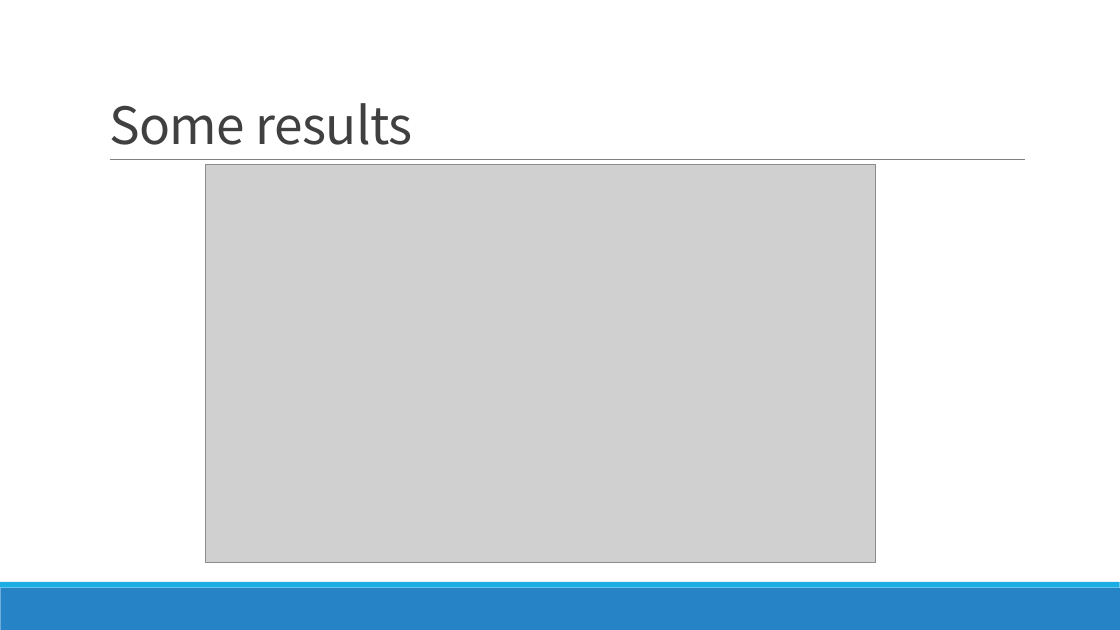
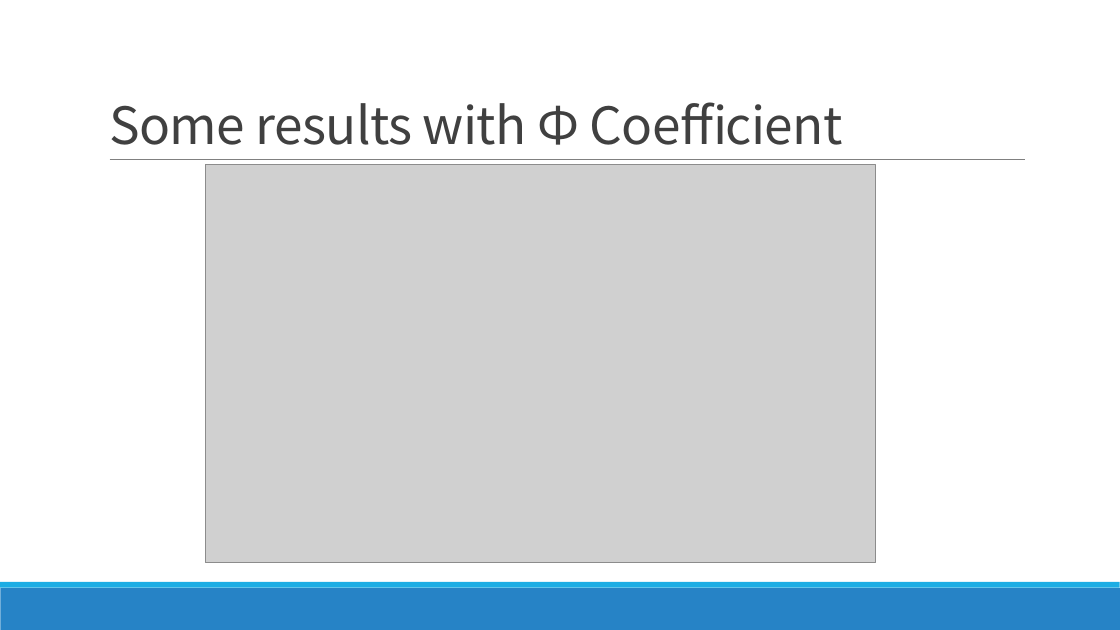
Before and after one commit to FindNorthStar/DataMining, a slide deck: slide 10 of homework_1/Luck is Hard to Beat The Difficulty of Sports Prediction.pptx (slide 29 before the commit). Drawn at 1120x630 pixels with LibreOffice and Linux fonts; fonts in the diff are those of the drawing; grey boxes stand for pictures. Boxes give left, top, right and bottom in pixels: in the first picture for what was removed or moved away, otherwise in the second. Text is boxed around its words. In the diff, an @@ line names an element or a change of style, - is before the commit and + after.

```diff
--- a/homework_1/Luck is Hard to Beat The Difficulty of Sports Prediction.pptx
+++ b/homework_1/Luck is Hard to Beat The Difficulty of Sports Prediction.pptx
@@ title at (109,102,843,145): text changed @@
-Some results
+Some results with Ф Coefficient
```
Also in this commit, not shown: 22 other slides changed, 3 slides removed, 2 other files.
